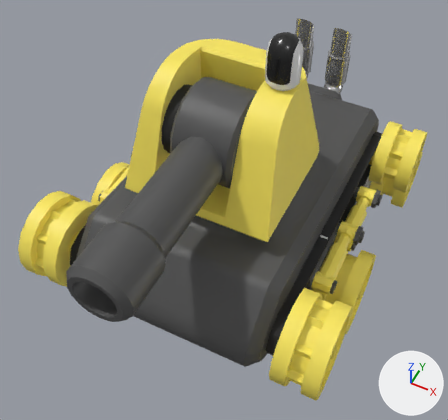
The Blender file blender/tank.blend: old version first, new version second.
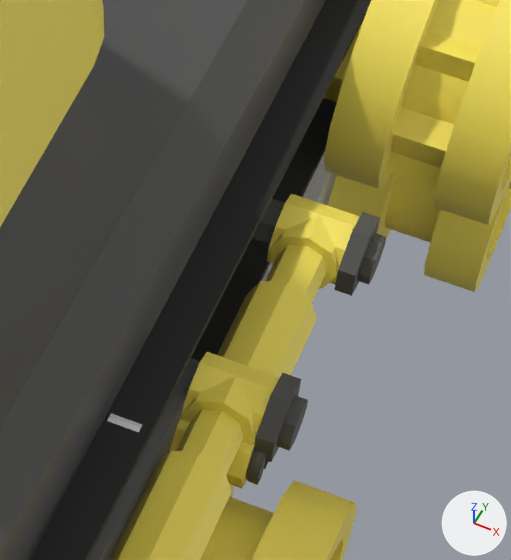
There are two pictures of each version: one whole from a 50 mm camera at (1.29, -2.94, 4.31) aimed at (-0.01, -0.35, 1.07), one close up on the part from 66% to 92% of the width and 34% to 64% of the height. The axes (+X, +Y, +Z) are drawn at lower right. The lights are the same throughout.

In view in the first close-up: 'Chassis', 'LeftDriveBelt', 'LeftFrontIdler', 'LeftFrontShock', 'LeftFrontShockSlide', 'LeftFrontSuspensionPin', 'LeftRearDriver', 'LeftRearIdler', 'LeftRearShock', 'LeftRearShockSlide', 'LeftRearSuspensionPin', 'Turret'.
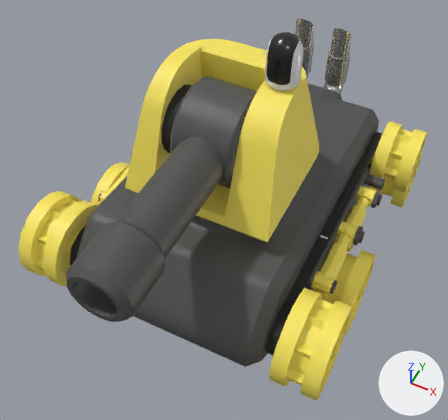
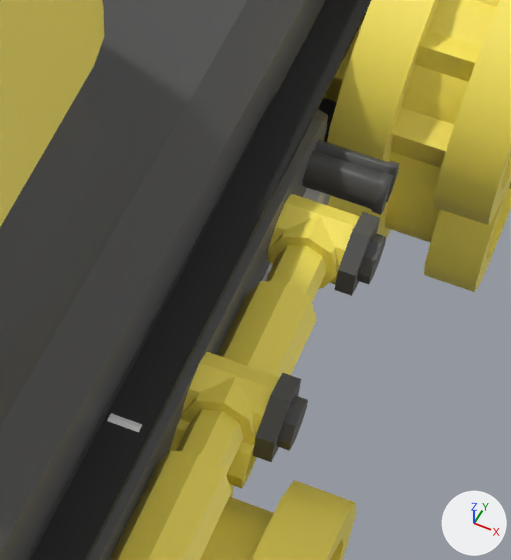
The change in detail:
me_chassis has 423 vertices, 377 faces and spans x 0.0..0.9, y -1.3..1.57, z 0.42..1.58.
me_chassis is used by ob_chassis; location (0.0, 0.0, 0.0).
Before the commit, vertices of me_chassis: 103 (0.67, -0.04, 1.0), 104 (0.67, -0.04, 0.85), 105 (0.67, -0.11, 0.81), 107 (0.67, -0.11, 1.03), 108 (0.67, 0.0, 0.93).
Before the commit, vertices of me_chassis: 116 (0.76, -0.05, 0.99), 117 (0.76, -0.05, 0.86), 118 (0.76, -0.12, 0.84), 119 (0.76, -0.12, 1.01) at pixel (189, 390), 120 (0.76, -0.03, 0.93).
me_chassis part 1: the loose piece of 25 vertices spanning x 0.76..0.9, y -0.11..-0.07, z 0.88..0.97 is moved by (0.0, 0.65, 0.0).
me_chassis part 2: the loose piece of 25 vertices spanning x 0.76..0.9, y -0.16..-0.12, z 0.88..0.97 is moved by (0.0, 0.65, 0.0).
Part 3, on me_chassis:
Vertices 103, 104, 105, 107, 108, 116 to 120 of me_chassis move by (0.0, 0.65, 0.0).

Boxes [x1, y1, x2, y2] around the edits, measured in the close-ups (511 x 560 px; the box of a moved part takes in the faces that stretch with it):
'Chassis', reshaped: before [0, 0, 326, 560]; after [0, 0, 400, 560]
part 1 of me_chassis, moved or reshaped: before [264, 461, 268, 469]; after [315, 140, 400, 202]
part 2 of me_chassis, moved or reshaped: before [246, 450, 266, 485]; after [303, 150, 393, 215]
part 3 of me_chassis, moved or reshaped: before [32, 383, 188, 560]; after [32, 91, 328, 560]
